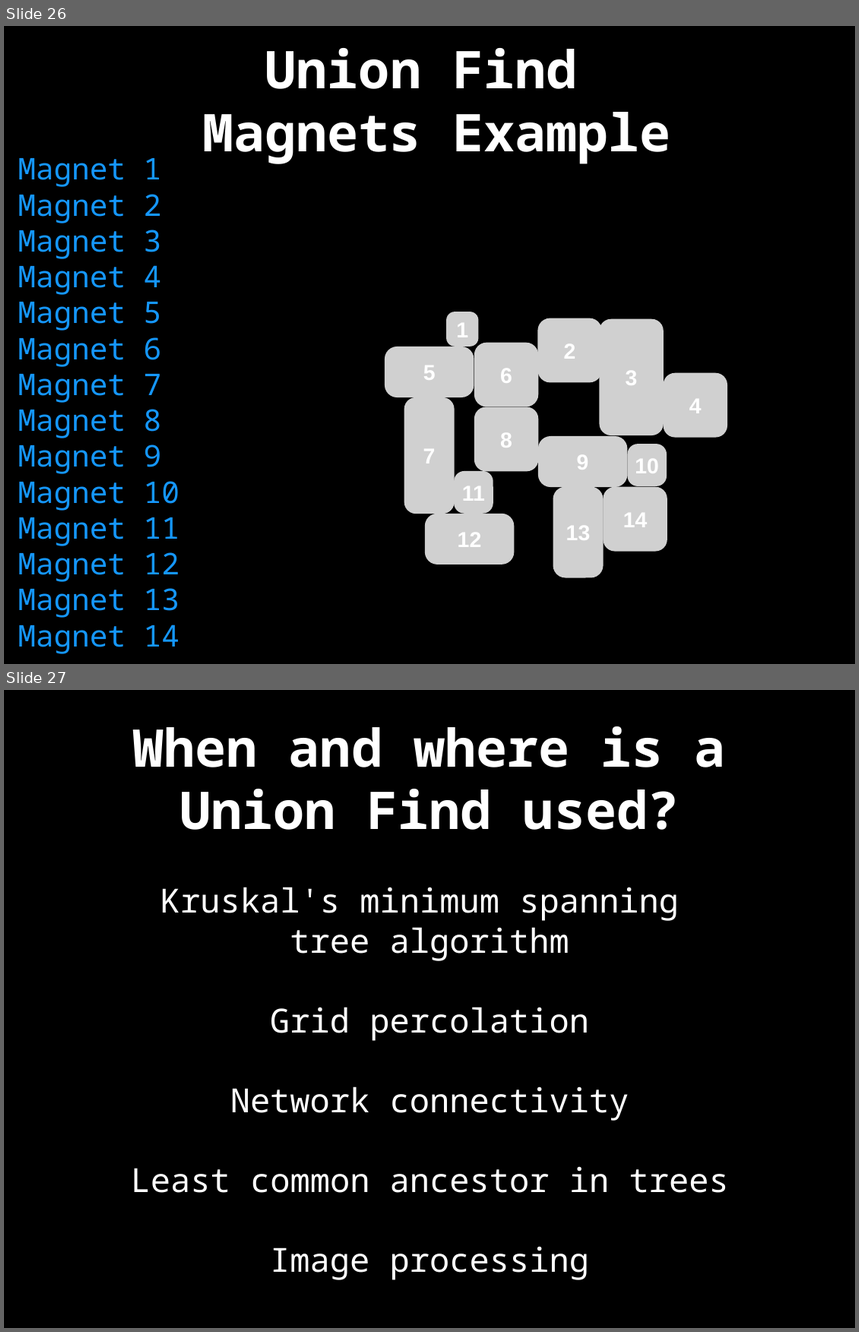
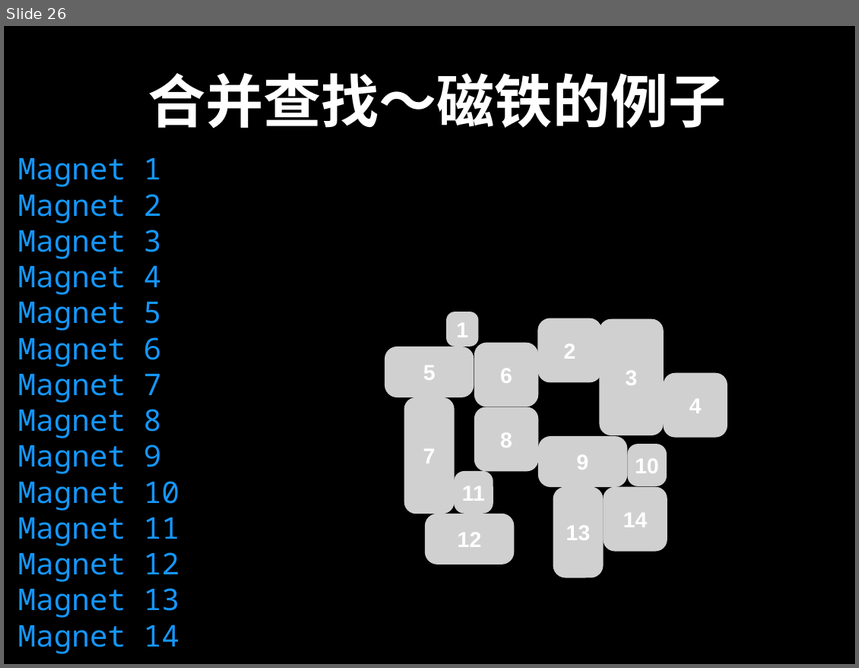
Before and after one commit to spring2go/Algorithms, a slide deck: slides/datastructures/unionfind/UnionFind.pptx. Shown one above the other, each under a label of ours: slides 26 and 27 before the commit, slide 26 after it. The pictures are 859x1332 and 859x668 pixels, drawn with LibreOffice and Linux fonts; fonts in the diff are those of the drawing; grey boxes stand for pictures. Boxes give left, top, right and bottom in pixels: in the first picture for what was removed or moved away, otherwise in the second. Text is boxed around its words. In the diff, an @@ line names an element or a change of style, - is before the commit and + after.

```diff
--- a/slides/datastructures/unionfind/UnionFind.pptx
+++ b/slides/datastructures/unionfind/UnionFind.pptx
@@ slide 27 removed at [4, 690, 855, 1328], background #000000 @@
@@ title removed at [133, 726, 726, 830] @@
-When and where is a Union Find used?
@@ text removed at [131, 887, 729, 1281] @@
-Kruskal's minimum spanning
-tree algorithm
-Grid percolation
-Network connectivity
-Least common ancestor in trees
-Image processing
@@ slide 26 changed as well @@
@@ title at [148, 73, 726, 129]: text changed; size 62.6 to 69.6 pt @@
-Union Find
-Magnets Example
+合并查找～磁铁的例子
```
Also in this commit, not shown: 50 other slides changed, 5 slides added, 4 other slides removed, 1 other file.
